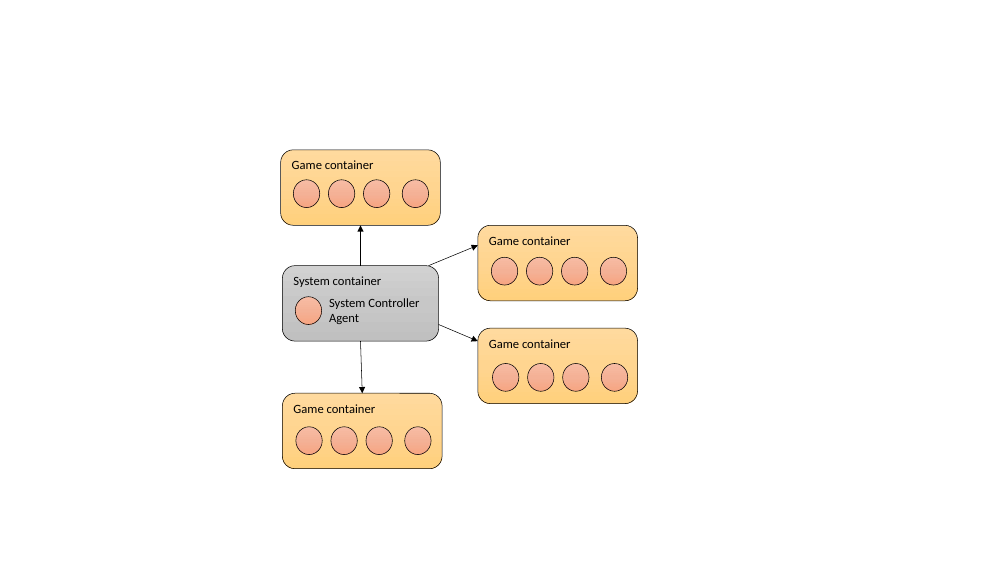
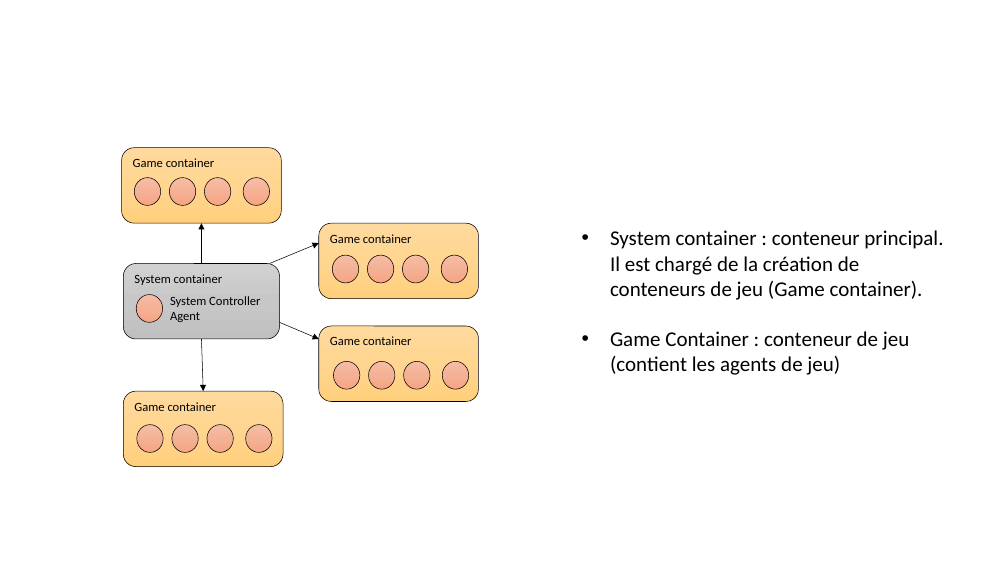
Before and after one commit to konamdav/Loup-Garou, a slide deck: slide 2 of README.pptx (slide 4 before the commit). Drawn at 1008x567 pixels with LibreOffice and Linux fonts; fonts in the diff are those of the drawing. Boxes give left, top, right and bottom in pixels: in the first picture for what was removed or moved away, otherwise in the second. Text is boxed around its words. In the diff, an @@ line names an element or a change of style, - is before the commit and + after.

```diff
--- a/README.pptx
+++ b/README.pptx
@@ 13 ellipses, 4 rounded rectangles, 4 arrows, 1 text: place and size @@
-13 ellipses, 4 rounded rectangles, 4 arrows, 1 text at box(283, 180, 637, 469)
+13 ellipses, 4 rounded rectangles, 4 arrows, 1 text at box(123, 178, 479, 467)
@@ text added at box(610, 230, 943, 375), 20 pt, text #000000 @@
+• System container : conteneur principal. Il est chargé de la création de conteneurs de jeu (Game container).
+• Game Container : conteneur de jeu (contient les agents de jeu)
@@ 4 ellipses, 1 rounded rectangle: place and size @@
-4 ellipses, 1 rounded rectangle at box(281, 150, 628, 392)
+4 ellipses, 1 rounded rectangle at box(122, 147, 469, 389)
```
Also in this commit, not shown: 3 other slides changed, 10 slides added, 1 slide removed.
